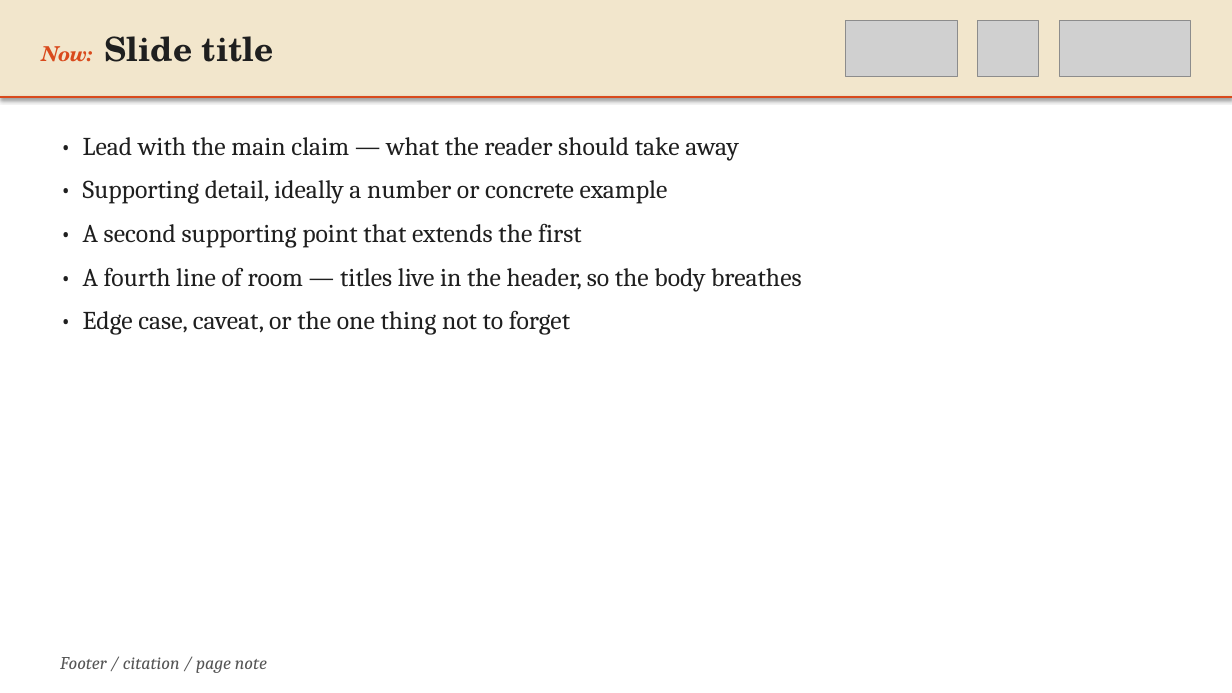
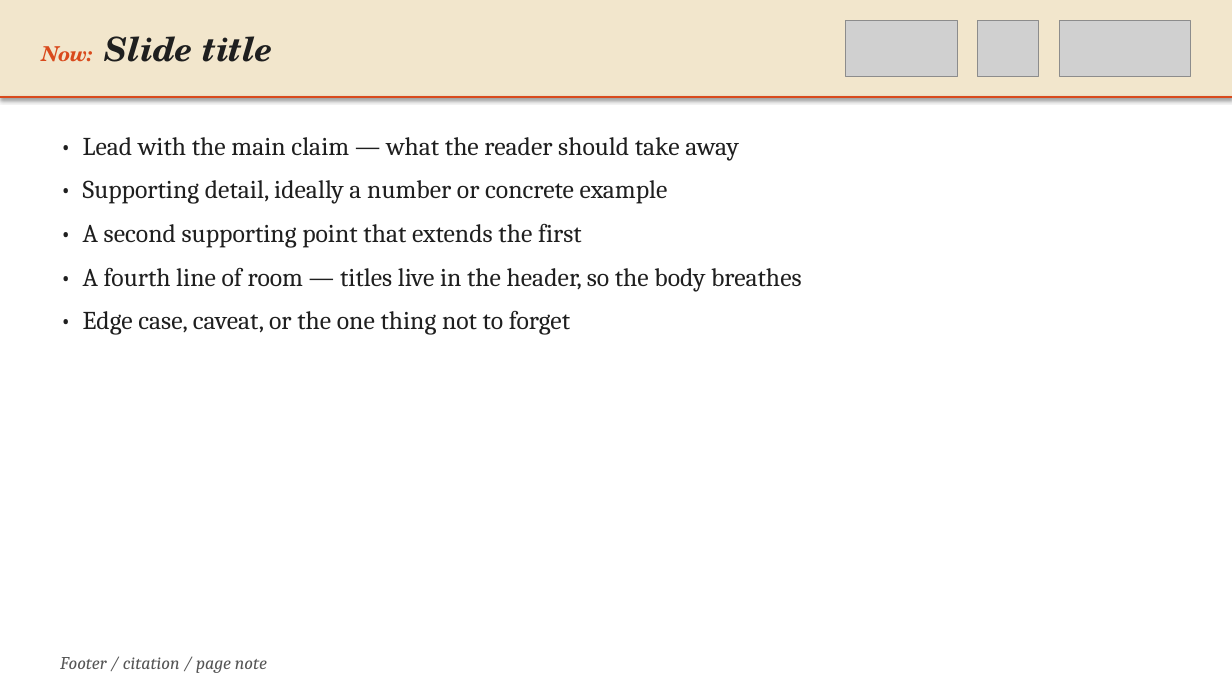
Before and after one commit to preordinary/KCLNLP_SlidesTemplate, a slide deck: slide 3 of templates/tree_yellow_texture/KCLNLP_TreeYellow.pptx. Drawn at 1232x693 pixels with LibreOffice and Linux fonts; fonts in the diff are those of the drawing; grey boxes stand for pictures. Boxes give left, top, right and bottom in pixels: in the first picture for what was removed or moved away, otherwise in the second. Text is boxed around its words. In the diff, an @@ line names an element or a change of style, - is before the commit and + after.

```diff
--- a/templates/tree_yellow_texture/KCLNLP_TreeYellow.pptx
+++ b/templates/tree_yellow_texture/KCLNLP_TreeYellow.pptx
@@ text "Now: Slide title" at <box>42,36,272,62</box>: italic on in "Slide title" @@
```
Also in this commit, not shown: 2 other slides changed, 1 other file.
